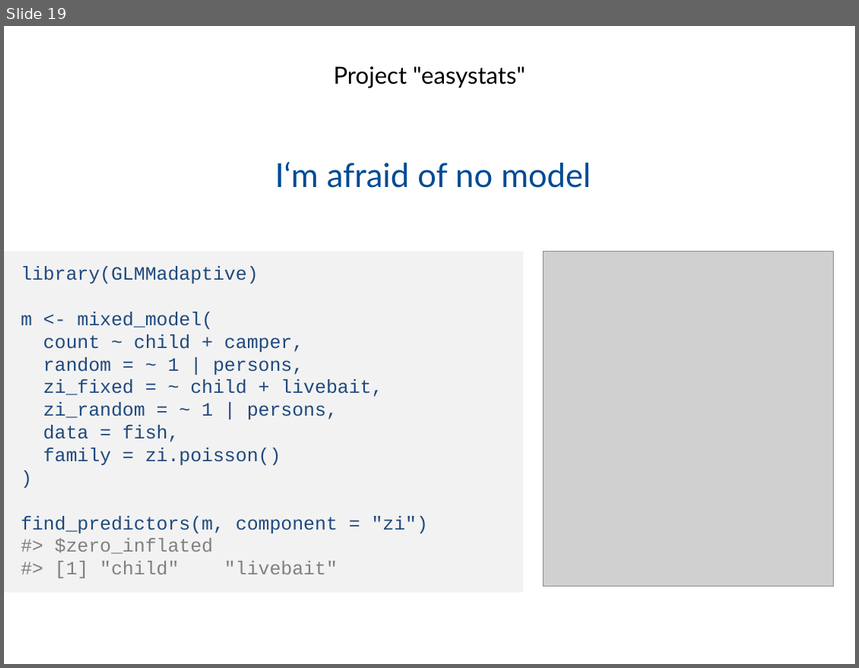
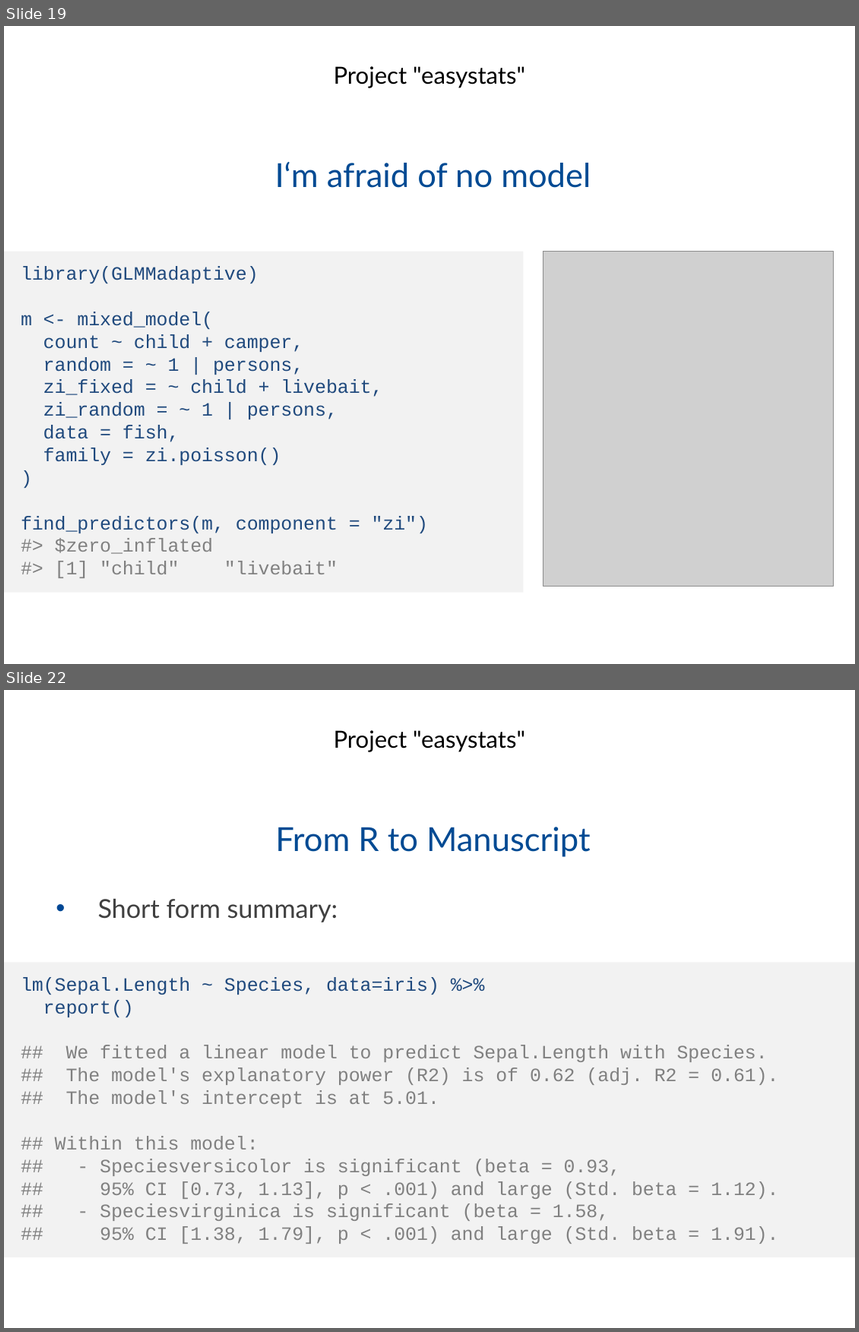
Before and after one commit to easystats/easystats, a slide deck: presentations/2019-02_Hamburg_RUG/1902 Hamburg RUG easystats.pptx. Shown one above the other, each under a label of ours: slide 19 before the commit, slides 19 and 22 after it; the slides between them are not shown. The pictures are 859x668 and 859x1332 pixels, drawn with LibreOffice and Linux fonts; fonts in the diff are those of the drawing; grey boxes stand for pictures; background and template pictures are left out. Boxes give left, top, right and bottom in pixels: in the first picture for what was removed or moved away, otherwise in the second. Text is boxed around its words. In the diff, an @@ line names an element or a change of style, - is before the commit and + after.

Commit message:
update slides (add report)

```diff
--- a/presentations/2019-02_Hamburg_RUG/1902 Hamburg RUG easystats.pptx
+++ b/presentations/2019-02_Hamburg_RUG/1902 Hamburg RUG easystats.pptx
@@ slide 22 added at [4, 690, 855, 1328], background #FFFFFF @@
@@ text added at [334, 730, 525, 752], 20 pt, text #000000 @@
+Project "easystats"
@@ title added at [275, 827, 590, 857], 28 pt, text #004A93 @@
+From R to Manuscript
@@ text added at [98, 899, 338, 923], 22 pt, text #404040 @@
+• Short form summary:
@@ rectangle added at [4, 962, 855, 1258], fill #F2F2F2, 16 pt, text #808080 @@
+lm(Sepal.Length ~ Species, data=iris) %>%
+report()
+## We fitted a linear model to predict Sepal.Length with Species.
+## The model's explanatory power (R2) is of 0.62 (adj. R2 = 0.61).
+## The model's intercept is at 5.01.
+## Within this model:
+## - Speciesversicolor is significant (beta = 0.93,
+## 95% CI [0.73, 1.13], p < .001) and large (Std. beta = 1.12).
+## - Speciesvirginica is significant (beta = 1.58,
+## 95% CI [1.38, 1.79], p < .001) and large (Std. beta = 1.91).
```
Also in this commit, not shown: 1 slide changed, 3 other slides added, 1 other file.
